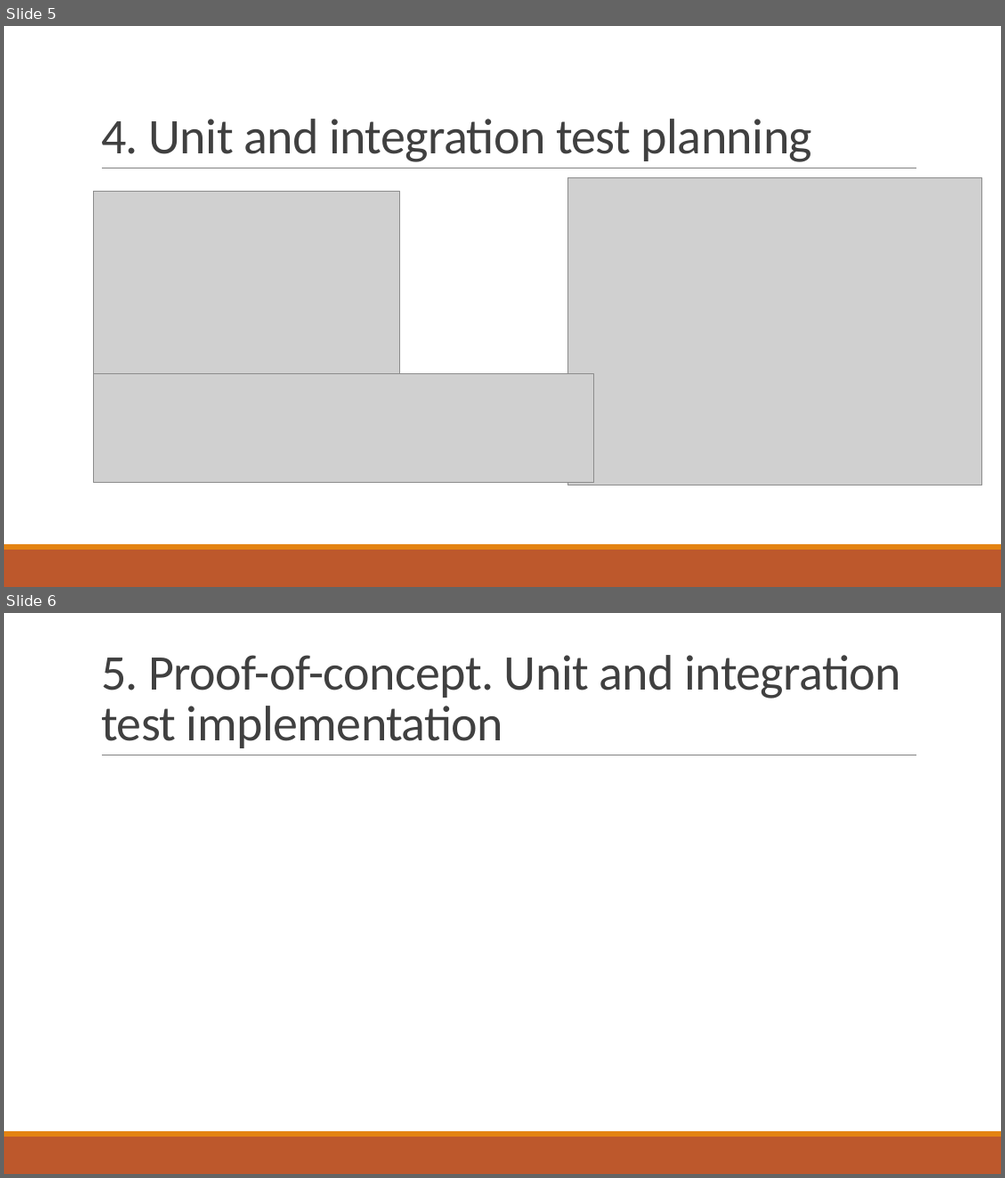
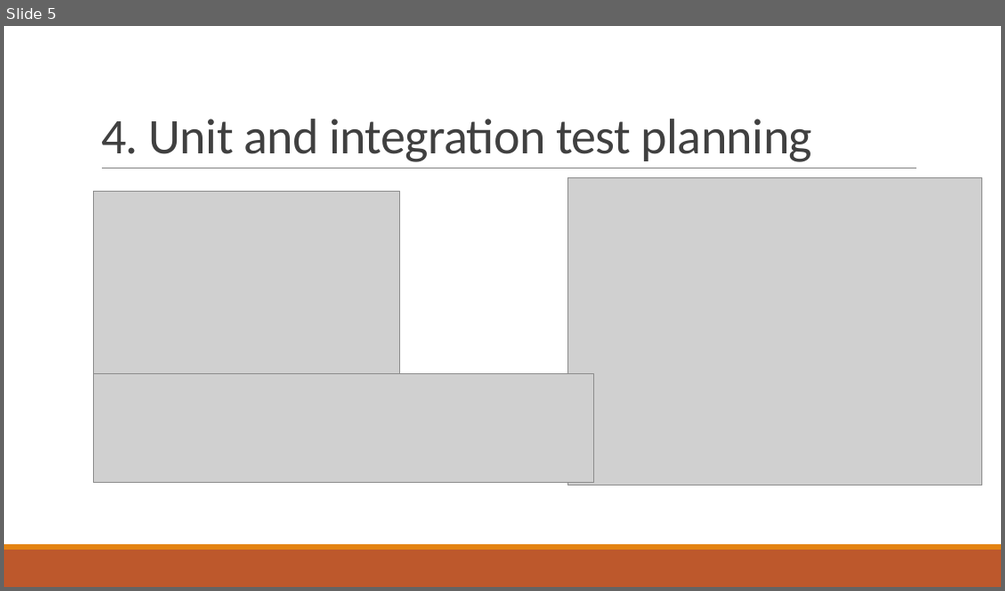
Before and after one commit to Swiftrow/Group4, a slide deck: but of course workshop.pptx. Shown one above the other, each under a label of ours: slides 5 and 6 before the commit, slide 5 after it. The pictures are 1005x1178 and 1005x591 pixels, drawn with LibreOffice and Linux fonts; fonts in the diff are those of the drawing; grey boxes stand for pictures. Boxes give left, top, right and bottom in pixels: in the first picture for what was removed or moved away, otherwise in the second. Text is boxed around its words. In the diff, an @@ line names an element or a change of style, - is before the commit and + after.

```diff
--- a/but of course workshop.pptx
+++ b/but of course workshop.pptx
@@ slide 6 removed at <box>4,613,1001,1174</box>, background #FFFFFF; not listed: 3 template elements that a slide beside it also shows @@
@@ title removed at <box>101,655,900,748</box> @@
-5. Proof-of-concept. Unit and integration test implementation
```
Also in this commit, not shown: 1 slide changed, 1 other slide removed.
